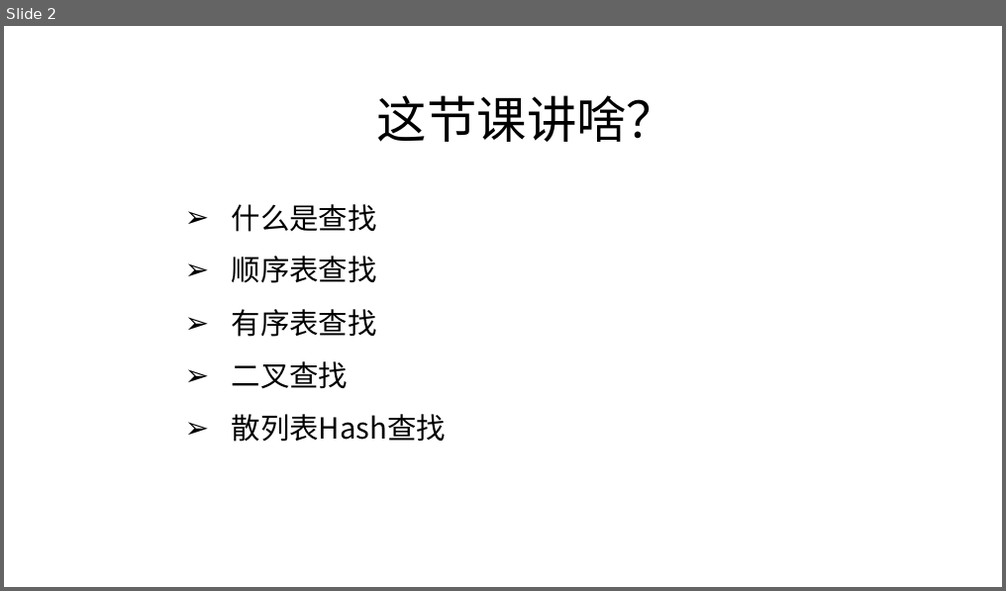
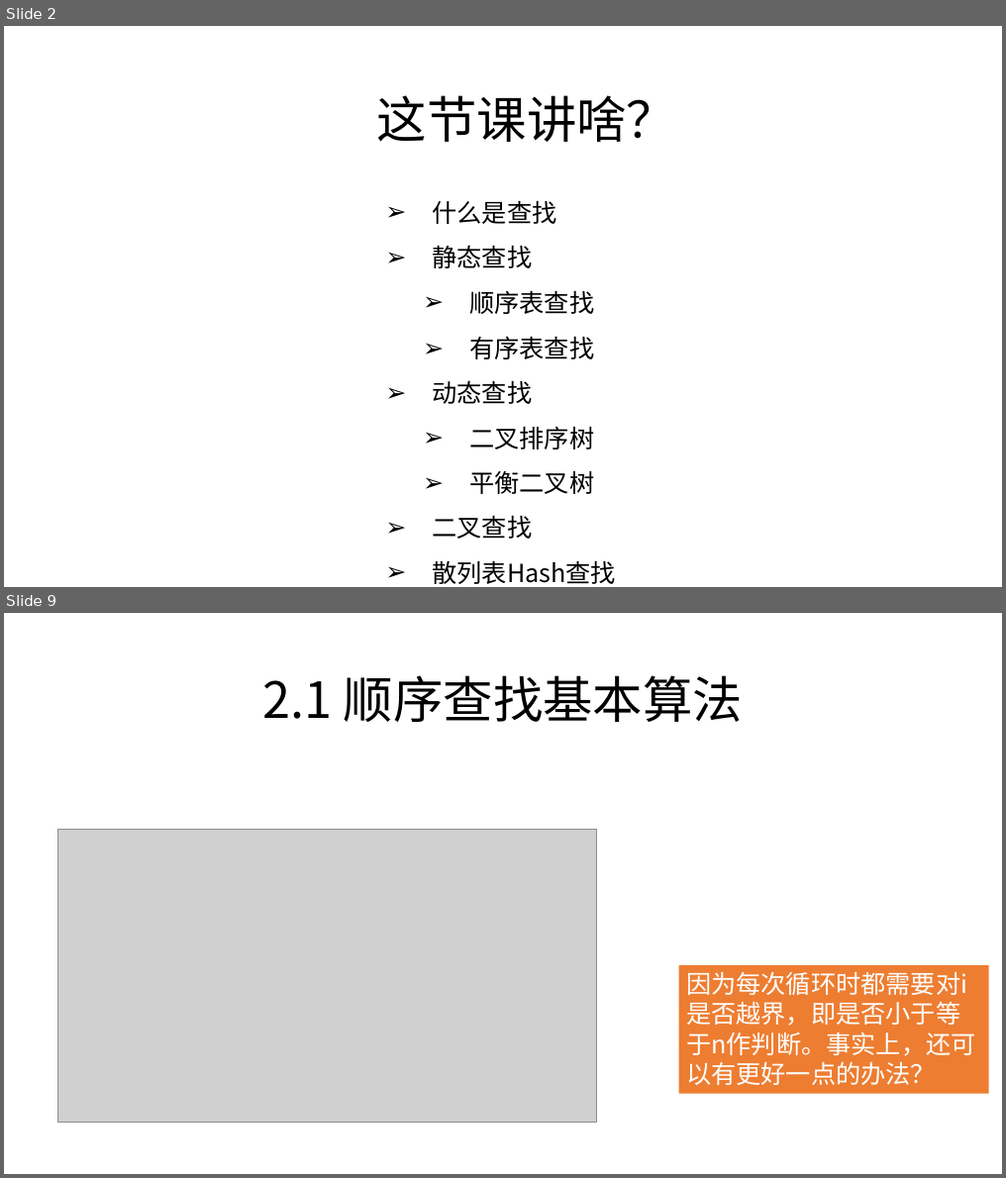
Before and after one commit to zjyesir/hmc_data_structure, a slide deck: ppt/8 查找.pptx. Shown one above the other, each under a label of ours: slide 2 before the commit, slides 2 and 9 after it; the slides between them are not shown. The pictures are 1006x591 and 1006x1178 pixels, drawn with LibreOffice and Linux fonts; fonts in the diff are those of the drawing; grey boxes stand for pictures; background and template pictures are left out. Boxes give left, top, right and bottom in pixels: in the first picture for what was removed or moved away, otherwise in the second. Text is boxed around its words. In the diff, an @@ line names an element or a change of style, - is before the commit and + after.

Commit message:
查找 1/3部分完成

```diff
--- a/ppt/8 查找.pptx
+++ b/ppt/8 查找.pptx
@@ slide 9 added at <box>4,613,1002,1174</box>, background picture (left out) @@
@@ text added at <box>263,675,743,722</box>, 48 pt, text #000000 @@
+2.1 顺序查找基本算法
@@ picture added at <box>57,829,597,1123</box> @@
@@ rectangle added at <box>679,965,989,1094</box>, fill #ED7D31, 24 pt, text #FFFFFF @@
+因为每次循环时都需要对i是否越界，即是否小于等于n作判断。事实上，还可以有更好一点的办法？
@@ slide 2 changed as well @@
@@ text "什么是查找": place and size @@
-text "什么是查找" at <box>232,204,446,442</box>
+text "什么是查找" at <box>433,200,617,584</box>
@@ text at <box>433,200,617,584</box>: size 28 to 24 pt in "什么是查找", "顺序表查找", "有序表查找", "二叉查找" and 1 more places; list level 1 to 2 in "顺序表查找"; list level 1 to 2 in "有序表查找" @@
@@ text at <box>433,245,533,269</box>: paragraph added @@
+➢ 静态查找
@@ text at <box>433,380,594,494</box>: paragraphs added @@
+➢ 动态查找
+  ➢ 二叉排序树
+  ➢ 平衡二叉树
```
Also in this commit, not shown: 4 other slides changed, 19 other slides added, 2 slides removed, 4 other files.
